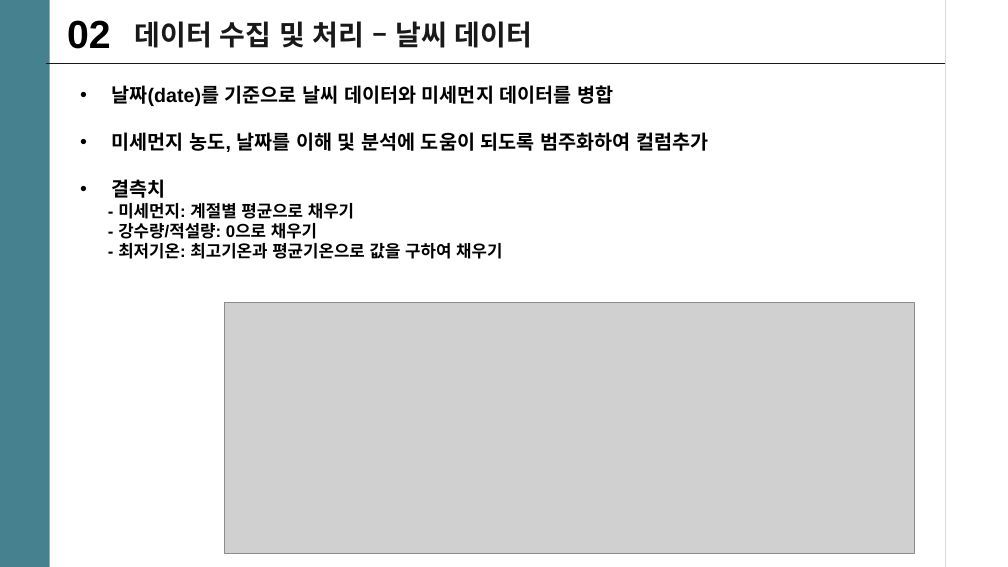
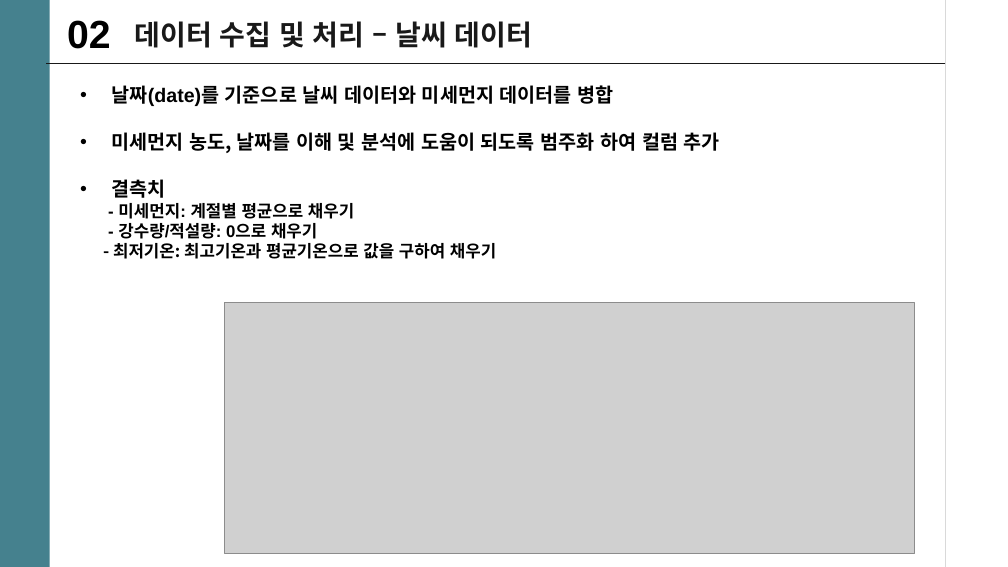
Before and after one commit to mini-project-y/1st_mini_project, a slide deck: slide 12 of Mook/PJT_유현수_수정본.pptx (slide 18 before the commit). Drawn at 1008x567 pixels with LibreOffice and Linux fonts; fonts in the diff are those of the drawing; grey boxes stand for pictures. Boxes give left, top, right and bottom in pixels: in the first picture for what was removed or moved away, otherwise in the second. Text is boxed around its words. In the diff, an @@ line names an element or a change of style, - is before the commit and + after.

```diff
--- a/Mook/PJT_유현수_수정본.pptx
+++ b/Mook/PJT_유현수_수정본.pptx
@@ text at (112, 132, 720, 153): text changed; font Arial to Noto Sans CJK KR @@
-• 미세먼지 농도, 날짜를 이해 및 분석에 도움이 되도록 범주화하여 컬럼추가
+• 미세먼지 농도, 날짜를 이해 및 분석에 도움이 되도록 범주화 하여 컬럼 추가
@@ text at (113, 243, 496, 259): font Arial to Noto Sans CJK KR in "- 최저기온: 최고기온과 평균기온으로 값을 구하여 채우기" @@
```
Also in this commit, not shown: 14 other slides changed, 6 slides added, 5 slides removed.
